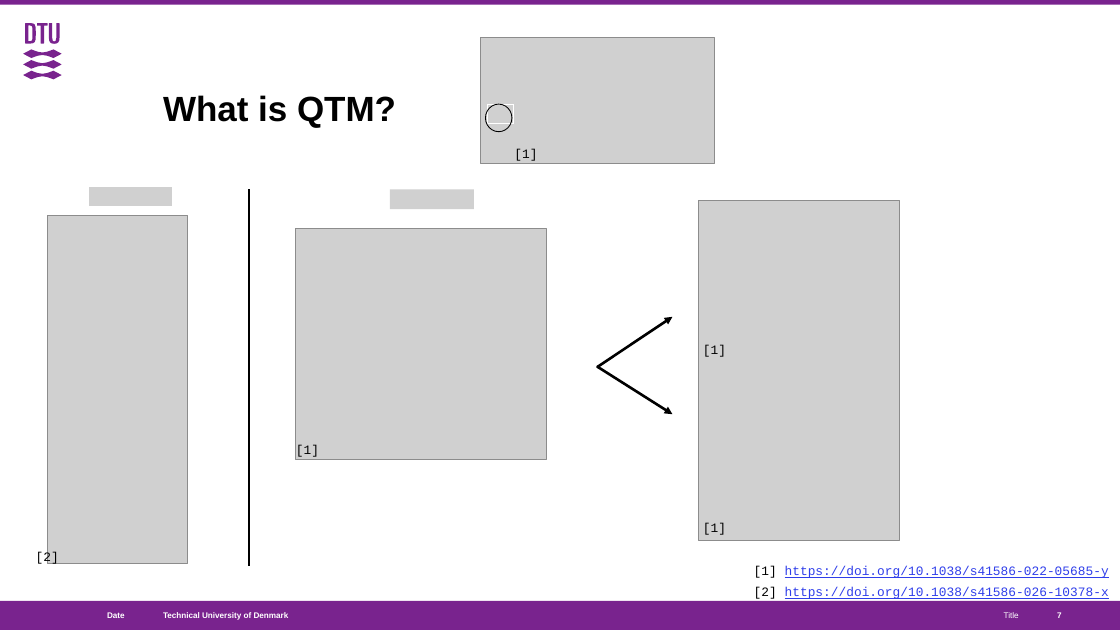
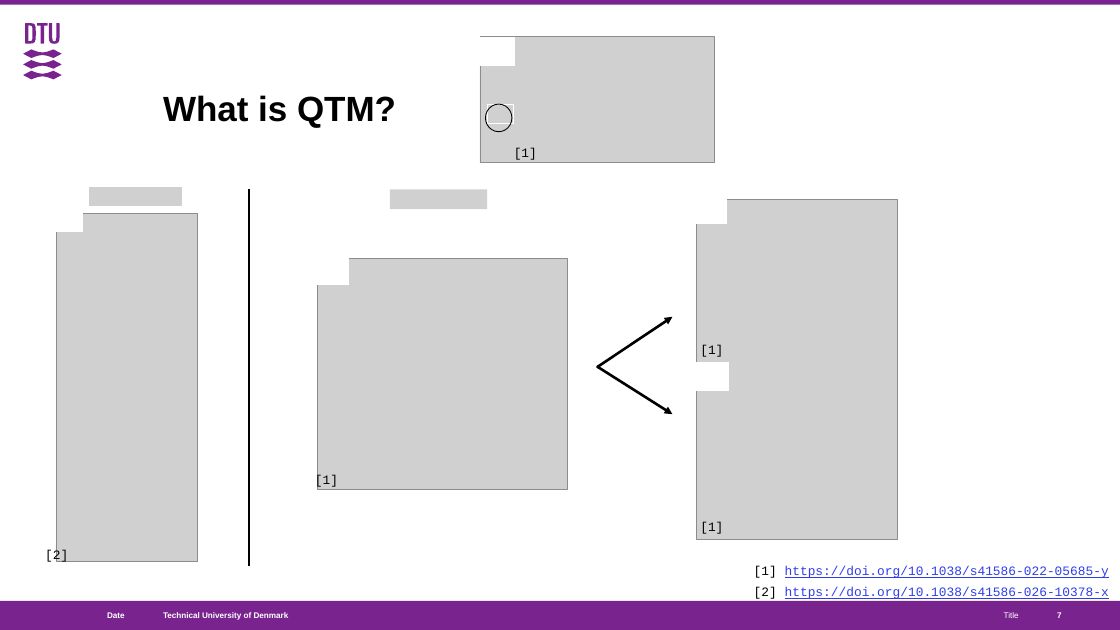
Before and after one commit to BastianValhoj/QTM-ML, a slide deck: slide 7 of meeting_notes/thesis.pptx. Drawn at 1120x630 pixels with LibreOffice and Linux fonts; fonts in the diff are those of the drawing; grey boxes stand for pictures. Boxes give left, top, right and bottom in pixels: in the first picture for what was removed or moved away, otherwise in the second. Text is boxed around its words. In the diff, an @@ line names an element or a change of style, - is before the commit and + after.

```diff
--- a/meeting_notes/thesis.pptx
+++ b/meeting_notes/thesis.pptx
@@ rectangle added at box(467, 38, 514, 66), fill #FFFFFF, outline #FFFFFF 0.75 pt @@
@@ rectangle added at box(35, 204, 82, 232), fill #FFFFFF, outline #FFFFFF 0.75 pt @@
@@ picture: place and size @@
-picture at box(88, 187, 172, 207)
+picture at box(88, 187, 183, 207)
@@ picture: place and size @@
-picture at box(390, 189, 474, 209)
+picture at box(390, 189, 487, 209)
@@ rectangle added at box(679, 197, 726, 224), fill #FFFFFF, outline #FFFFFF 0.75 pt @@
@@ picture: place and size @@
-picture at box(47, 215, 187, 564)
+picture at box(57, 213, 197, 562)
@@ rectangle added at box(302, 257, 349, 285), fill #FFFFFF, outline #FFFFFF 0.75 pt @@
@@ picture: place and size @@
-picture at box(296, 229, 546, 460)
+picture at box(318, 259, 568, 490)
@@ rectangle added at box(681, 363, 728, 391), fill #FFFFFF, outline #FFFFFF 0.75 pt @@
@@ text "[1]": place and size @@
-text "[1]" at box(296, 445, 319, 457)
+text "[1]" at box(315, 475, 338, 489)
@@ text "[2]": place and size @@
-text "[2]" at box(36, 552, 59, 566)
+text "[2]" at box(45, 550, 68, 564)
```
Also in this commit, not shown: 9 other slides changed, 1 other file.
